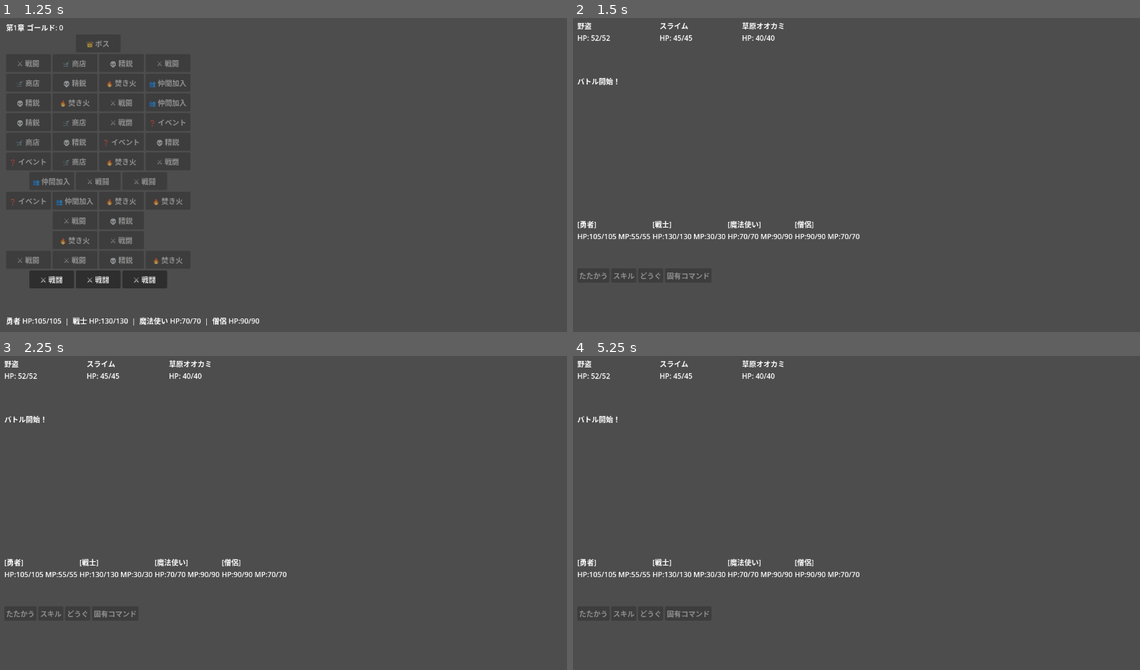
Above: before the commit, frames 1-4 (two rows, left to right).
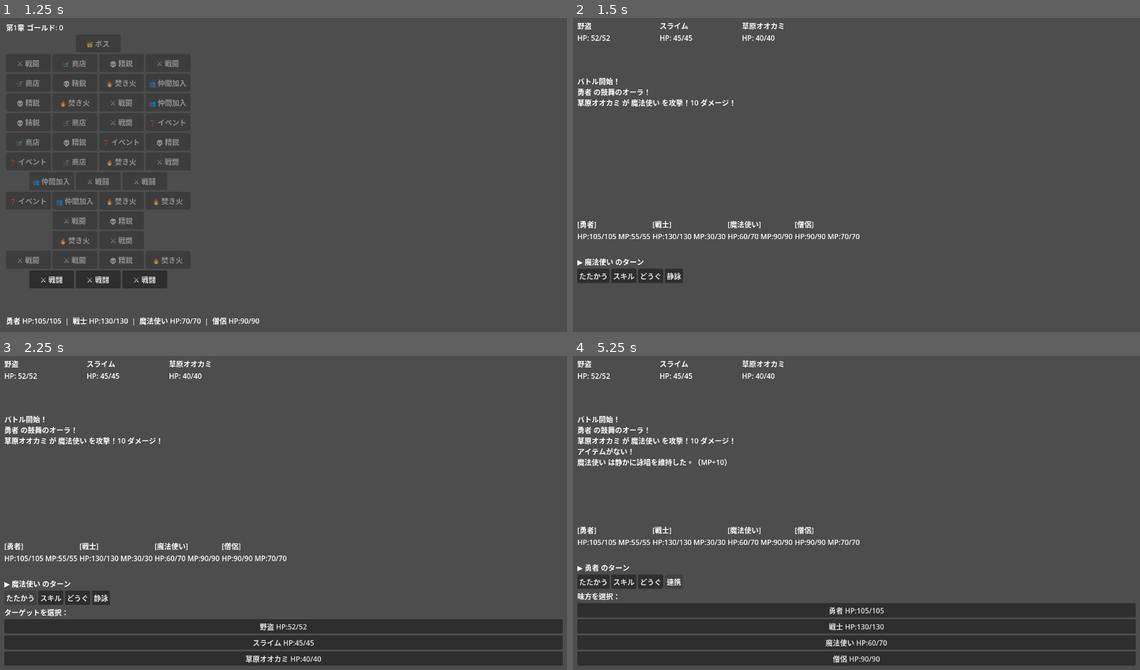
Above: after the commit, the same moments.

Repository: bakery48/loop-quest
Game: Godot game, scene res://scenes/main.tscn
Two runs of this game, one before a commit and one after it. Both use one fixed random seed, a clock stepped at 60 frames per second and the inputs below.
Inputs (mouse positions are in pixels of both pictures, inside the frame that each line leads up to):
- Up to frame 1 (1.25 s): click "新しいランを開始" at 0.5 s
- Up to frame 2 (1.5 s): click "⚔ 戦闘" at 1.25 s
- Up to frame 3 (2.25 s): click (22, 613) at 2 s, where only the run after the commit has a clickable "たたかう"
- Up to frame 4 (5.25 s): click (624, 597) at 2.75 s, where only the run after the commit has a clickable "スキル"; click (652, 597) at 3.5 s, where only the run after the commit has a clickable "どうぐ"; click (675, 597) at 4.25 s, where only the run after the commit has a clickable "静詠"; click (675, 613) at 5 s, where only the run after the commit has a clickable "連携"

Frame 1 is identical in both runs. In frame 2, 0.8% of the frame differs, in the area x 0-31%, y 22-84%; in frame 3, 16%; in frame 4, 20%, in the area x 0-100%, y 22-99%.
Error before the commit: Parse Error: Cannot infer the type of "restored" variable because the value doesn't have a set type. (res://scripts/battle/class_behaviors/hero_behavior.gd:12)

Commit message:
fix: behavior 関数の party/enemies を typed array に変更（Variant 推論エラー解消）
ループ変数が Variant になることで := の型推論が失敗していた問題を、
パラメータを Array[Character] / Array[EnemyInstance] にすることで根本解消。

https://claude.ai/code/session_01BSyq4z5x8V7dXSUfJeJUGf

Diff:
--- a/scripts/battle/class_behaviors/cleric_behavior.gd
+++ b/scripts/battle/class_behaviors/cleric_behavior.gd
@@ -4,7 +4,7 @@
 const PASSIVE_HEAL_PERCENT: float = 0.08  # 8% of max HP per turn
 
 ## 癒しのオーラ: auto-heal the lowest HP ally each turn.
-static func apply_passive_heal(cleric: Character, party: Array) -> String:
+static func apply_passive_heal(cleric: Character, party: Array[Character]) -> String:
 	if not cleric.is_alive():
 		return ""
 	var lowest: Character = null
--- a/scripts/battle/class_behaviors/hero_behavior.gd
+++ b/scripts/battle/class_behaviors/hero_behavior.gd
@@ -5,7 +5,7 @@
 
 ## 鼓舞のオーラ: restore MP to all party members at the start of each turn.
 ## Called by BattleManager at round start.
-static func apply_passive_mp_regen(hero: Character, party: Array) -> String:
+static func apply_passive_mp_regen(hero: Character, party: Array[Character]) -> String:
 	var msg := ""
 	for member in party:
 		if member is Character and member.is_alive():
--- a/scripts/battle/class_behaviors/sage_behavior.gd
+++ b/scripts/battle/class_behaviors/sage_behavior.gd
@@ -13,7 +13,7 @@
 
 ## 千里眼: reveal next action of all enemies (called at round start).
 ## Stores telegraphed_action on each EnemyInstance so UI can display it.
-static func apply_passive_foresight(sage: Character, enemies: Array) -> String:
+static func apply_passive_foresight(sage: Character, enemies: Array[EnemyInstance]) -> String:
 	if sage.class_data.class_type != ClassData.ClassType.SAGE:
 		return ""
 	for enemy in enemies:
